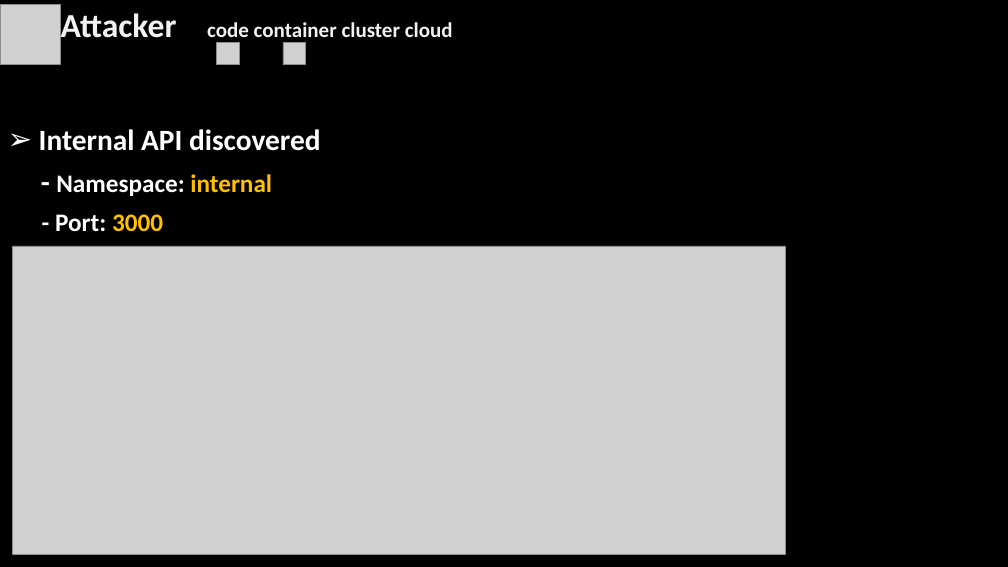
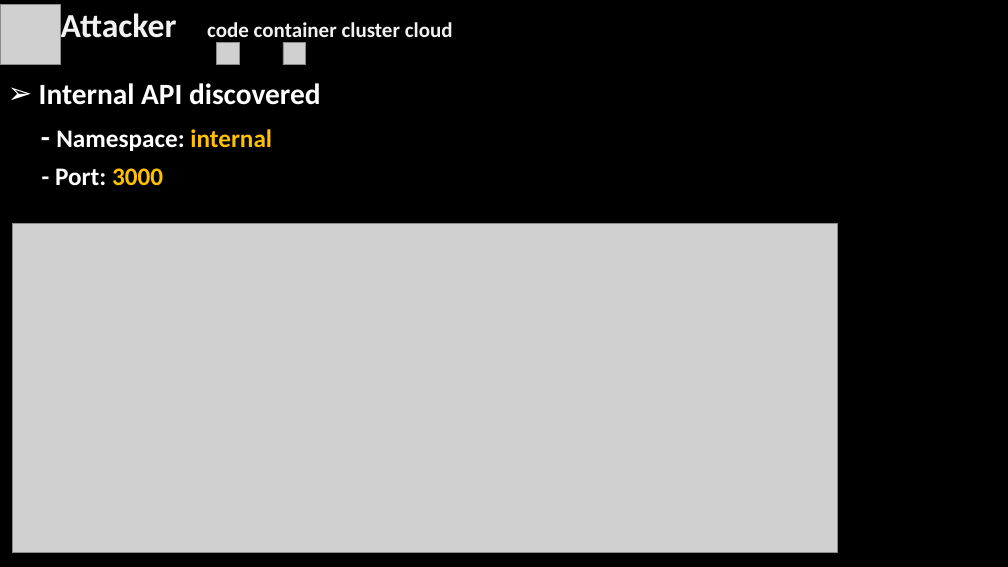
Before and after one commit to simonangel-fong/react2shell-eks, a slide deck: slide 11 of docs/slide/post01_eks_breach.pptx. Drawn at 1008x567 pixels with LibreOffice and Linux fonts; fonts in the diff are those of the drawing; grey boxes stand for pictures; background and template pictures are left out. Boxes give left, top, right and bottom in pixels: in the first picture for what was removed or moved away, otherwise in the second. Text is boxed around its words. In the diff, an @@ line names an element or a change of style, - is before the commit and + after.

```diff
--- a/docs/slide/post01_eks_breach.pptx
+++ b/docs/slide/post01_eks_breach.pptx
@@ text "Internal API discovered": place and size @@
-text "Internal API discovered" at [39,129,321,231]
+text "Internal API discovered" at [39,83,321,185]
@@ picture: place and size @@
-picture at [13,246,786,554]
+picture at [13,223,838,552]
```
Also in this commit, not shown: 12 other slides changed, 13 other files.
